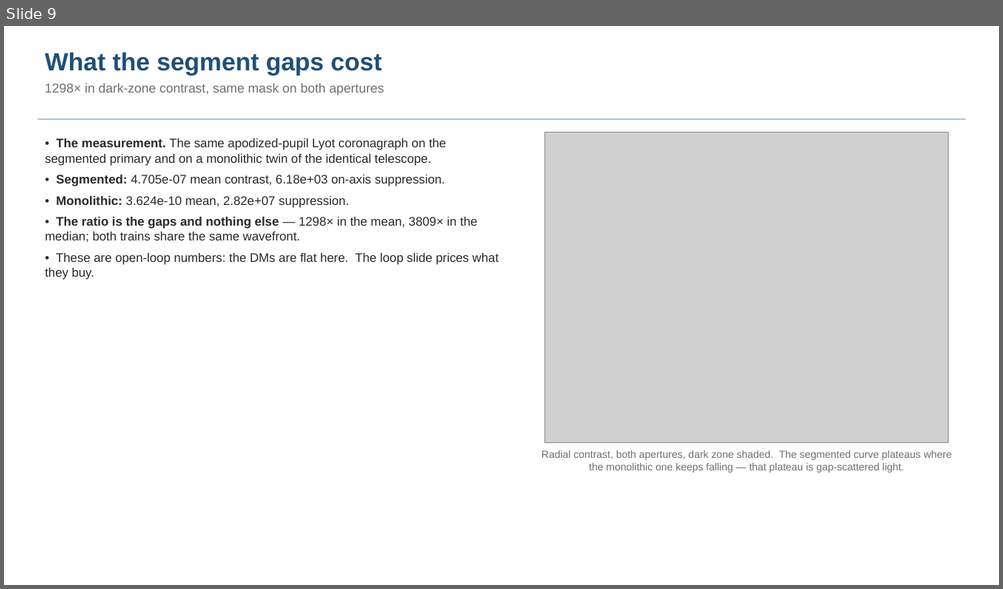
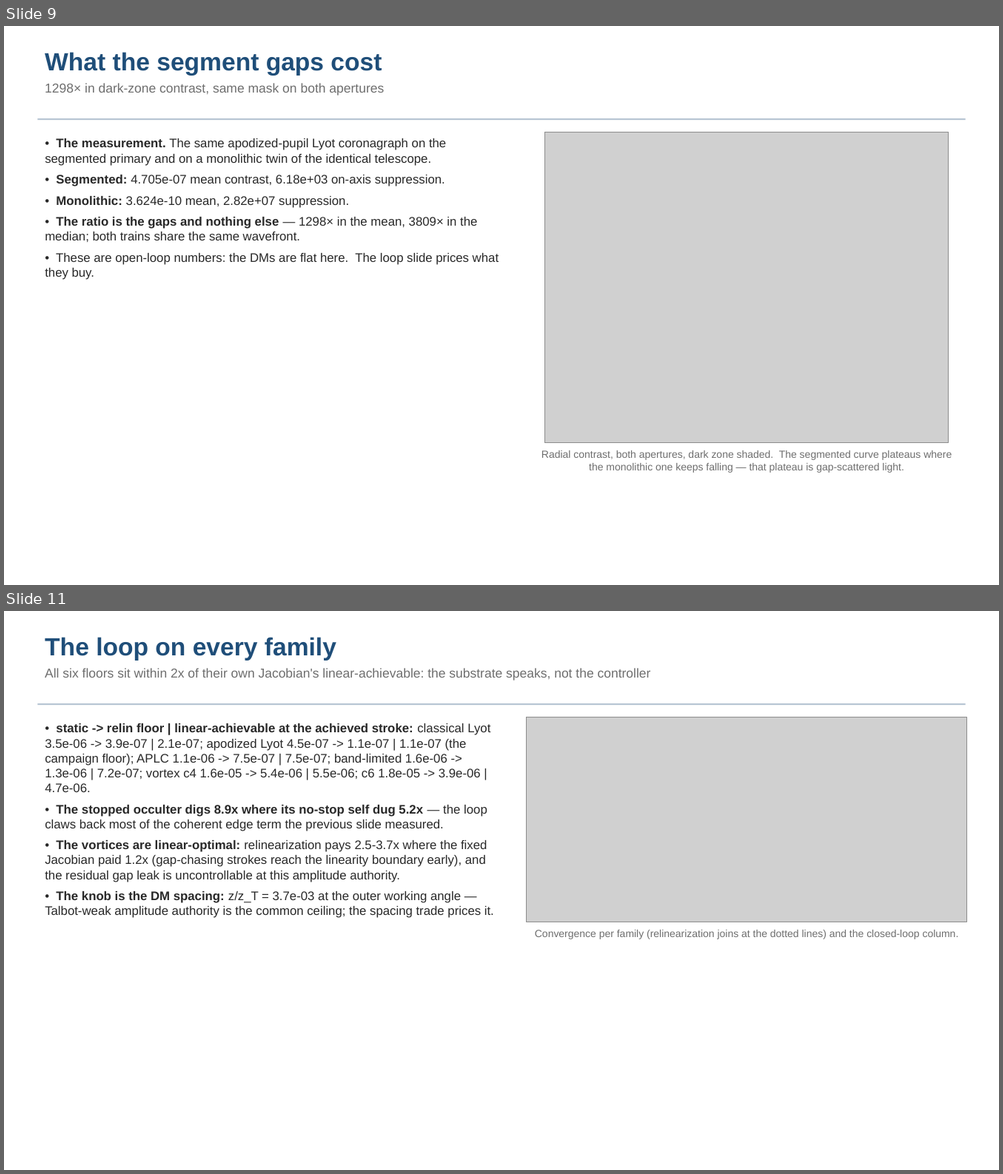
Before and after one commit to nasa-jpl/MACOS_resources, a slide deck: mmacos/templates/80_end_to_end/e2e6m_r2/deck_e2e6m_r2.pptx. Shown one above the other, each under a label of ours: slide 9 before the commit, slides 9 and 11 after it; the slides between them are not shown. The pictures are 1003x589 and 1003x1174 pixels, drawn with LibreOffice and Linux fonts; fonts in the diff are those of the drawing; grey boxes stand for pictures. Boxes give left, top, right and bottom in pixels: in the first picture for what was removed or moved away, otherwise in the second. Text is boxed around its words. In the diff, an @@ line names an element or a change of style, - is before the commit and + after.

```diff
--- a/mmacos/templates/80_end_to_end/e2e6m_r2/deck_e2e6m_r2.pptx
+++ b/mmacos/templates/80_end_to_end/e2e6m_r2/deck_e2e6m_r2.pptx
@@ slide 11 added at (x1=4, y1=611, x2=999, y2=1170), background #FFFFFF @@
@@ text added at (x1=45, y1=637, x2=651, y2=681), 12.5 pt, text #6E6E6E @@
+The loop on every family
+All six floors sit within 2x of their own Jacobian's linear-achievable: the substrate speaks, not the controller
@@ rectangle added at (x1=37, y1=703, x2=965, y2=705), fill #B8C6D4 @@
@@ picture added at (x1=526, y1=717, x2=967, y2=922) @@
@@ text added at (x1=45, y1=723, x2=494, y2=918), 12 pt, text #282828 @@
+• static -> relin floor | linear-achievable at the achieved stroke: classical Lyot 3.5e-06 -> 3.9e-07 | 2.1e-07; apodized Lyot 4.5e-07 -> 1.1e-07 | 1.1e-07 (the campaign floor); APLC 1.1e-06 -> 7.5e-07 | 7.5e-07; band-limited 1.6e-06 -> 1.3e-06 | 7.2e-07; vortex c4 1.6e-05 -> 5.4e-06 | 5.5e-06; c6 1.8e-05 -> 3.9e-06 | 4.7e-06.
+• The stopped occulter digs 8.9x where its no-stop self dug 5.2x — the loop claws back most of the coherent edge term the previous slide measured.
+• The vortices are linear-optimal: relinearization pays 2.5-3.7x where the fixed Jacobian paid 1.2x (gap-chasing strokes reach the linearity boundary early), and the residual gap leak is uncontrollable at this amplitude authority.
+• The knob is the DM spacing: z/z_T = 3.7e-03 at the outer working angle — Talbot-weak amplitude authority is the common ceiling; the spacing trade prices it.
@@ text added at (x1=535, y1=930, x2=959, y2=940), 10 pt, text #6E6E6E @@
+Convergence per family (relinearization joins at the dotted lines) and the closed-loop column.
```
Also in this commit, not shown: 1 slide changed, 3 other slides added, 9 other files.
